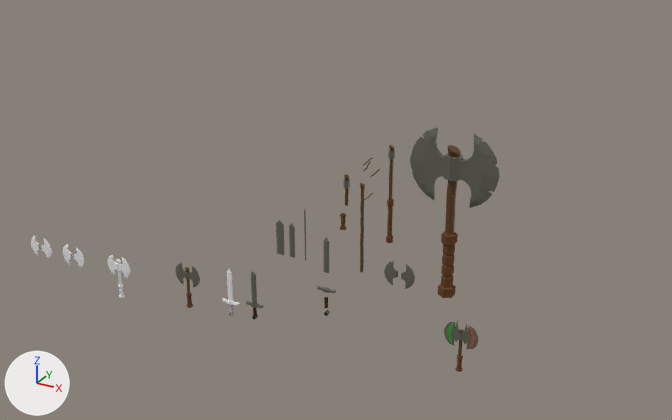
The Blender file tutorial/grand_abbitt/axe.blend, before and after one commit.
The view is the same before and after, from a camera (50 mm lens) standing at (58.3, -54.9, 41.2) and looking at (25.2, 5.3, 11.1). Arrows for +X, +Y and +Z are at lower left; the lights stay in place.

Names of what the first picture shows: 'axe_blades_1.004', 'hilt_full_1.002'.
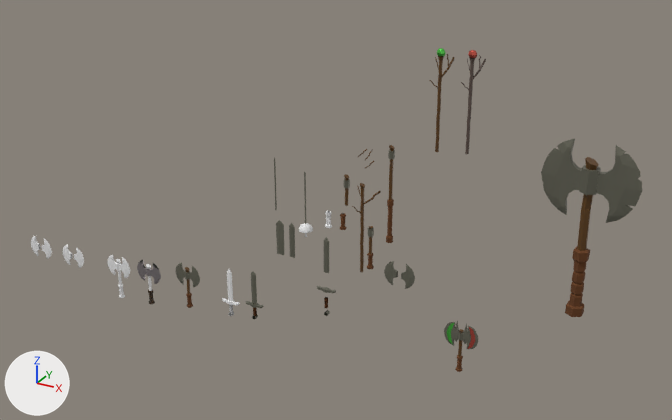
Where the newer file only moved an object's origin or applied its transform, the numbers keep the older frame.

Where the change shows, as pixel boxes [x1, y1, x2, y2] in the pictures (672 x 420 px):
'axe_blades_1.004', moved
    before: [410, 128, 500, 208]
    after: [541, 139, 642, 223]
'hilt_full_1.002', moved
    before: [438, 145, 463, 298]
    after: [565, 157, 601, 317]
'eldoria_wizard_staff_2', added
    after: [461, 50, 486, 154]
'eldoria_wizard_staff_1', added (brown)
    after: [429, 48, 454, 152]
'Plane.003', shown
    after: [137, 260, 161, 284]
'hilt_full_1.003', added
    after: [367, 226, 374, 269]
'Cylinder.001', shown
    after: [146, 264, 155, 304]
'Sphere', added
    after: [299, 223, 313, 237]
'hilt_full_2', added
    after: [325, 211, 332, 228]

Patch to the scene script:
```diff
--- a/tutorial/grand_abbitt/axe.blend.py
+++ b/tutorial/grand_abbitt/axe.blend.py
@@ mat_eldoria_weapon_wood_2 @@
+mat_eldoria_weapon_wood_2 = principled_material('eldoria_weapon_wood_2')
+mat_eldoria_weapon_wood_2.base_color = (0.107, 0.0751, 0.0604)  # brown #5c4d46
@@ me_cylinder_025 @@
+me_cylinder_025.from_pydata(...)  # 430 vertices, 409 faces; spans x -5.27..2.51, y -0.42..0.59, z -4.46..2.13
+# faces by material slot: [80, 329]
+me_cylinder_025.materials.append(mat_entropis_mat)  # orange #be7762
+me_cylinder_025.materials.append(mat_eldoria_weapon_wood_2)  # brown #5c4d46
@@ me_cylinder_023 @@
+me_cylinder_023.from_pydata(...)  # 423 vertices, 399 faces; spans x -5.27..2.51, y -0.42..0.59, z -4.46..2.13
+# faces by material slot: [319, 80]
+me_cylinder_023.materials.append(mat_eldoria_weapon_wood)  # brown #5c3c11
+me_cylinder_023.materials.append(mat_material_001)  # green #52be49
@@ me_sphere @@
+me_sphere.from_pydata(...)  # 778 vertices, 815 faces; spans x -0.91..1.0, y -1.0..1.0, z -1.02..1.0
@@ me_cylinder @@
+me_cylinder.from_pydata(...)  # 76 vertices, 62 faces, 1 loose edge; spans x 0.0..1.6, y -1.3..1.3, z -1.0..1.0
@@ ob_cylinder_001 @@
 ob_cylinder_001.location = (9.41, 0.4, 2.23)
-ob_cylinder_001.hide_set(True)  # its collection is switched off
@@ ob_plane_003 @@
 ob_plane_003.location = (9.41, 0.4, 3.75)
-ob_plane_003.hide_set(True)  # its collection is switched off
@@ ob_hilt_full_1_002 @@
 ob_hilt_full_1_002 = bpy.data.objects.new('hilt_full_1.002', me_cylinder_011)
-ob_hilt_full_1_002.location = (35.67, 3.67, 15.09)
+ob_hilt_full_1_002.location = (45.12, 4.79, 15.51)
 ob_hilt_full_1_002.scale = (1.43, 1.43, 1.43)
@@ ob_axe_blades_1_004 @@
 ob_axe_blades_1_004 = bpy.data.objects.new('axe_blades_1.004', me_cylinder_012)
-ob_axe_blades_1_004.location = (35.67, 3.67, 17.22)
+ob_axe_blades_1_004.location = (45.12, 4.79, 17.64)
 ob_axe_blades_1_004.scale = (2.63, 2.63, 2.63)
@@ ob_eldoria_wizard_staff_2 @@
+ob_eldoria_wizard_staff_2 = bpy.data.objects.new('eldoria_wizard_staff_2', me_cylinder_025)
+ob_eldoria_wizard_staff_2.location = (34.78, 8.65, 22.0)
+ob_eldoria_wizard_staff_2.rotation_euler = (0.0, -0.875, 0.0)  # degrees (0, -50, 0)
+ob_eldoria_wizard_staff_2.scale = (0.815, 0.815, 0.815)
@@ ob_eldoria_wizard_staff_1 @@
+ob_eldoria_wizard_staff_1 = bpy.data.objects.new('eldoria_wizard_staff_1', me_cylinder_023)
+ob_eldoria_wizard_staff_1.location = (32.62, 7.88, 22.03)
+ob_eldoria_wizard_staff_1.rotation_euler = (0.0, -0.875, 0.0)  # degrees (0, -50, 0)
+ob_eldoria_wizard_staff_1.scale = (0.815, 0.815, 0.815)
@@ ob_sphere @@
+ob_sphere = bpy.data.objects.new('Sphere', me_sphere)
+ob_sphere.location = (23.67, 3.13, 9.83)
+ob_sphere.scale = (0.571, 0.571, 0.571)
@@ ob_hilt_full_1_003 @@
+ob_hilt_full_1_003 = bpy.data.objects.new('hilt_full_1.003', me_cylinder_007.copy())  # the mesh of ob_hilt_full_1_001
+ob_hilt_full_1_003.location = (29.48, 3.1, 9.45)
@@ ob_hilt_full_2 @@
+ob_hilt_full_2 = bpy.data.objects.new('hilt_full_2', me_cylinder)
+ob_hilt_full_2.location = (25.77, 3.1, 11.23)
+ob_hilt_full_2.scale = (0.183, 0.183, 0.645)
+_m = ob_hilt_full_2.modifiers.new('Mirror', 'MIRROR')
+_m.use_clip = True
```
